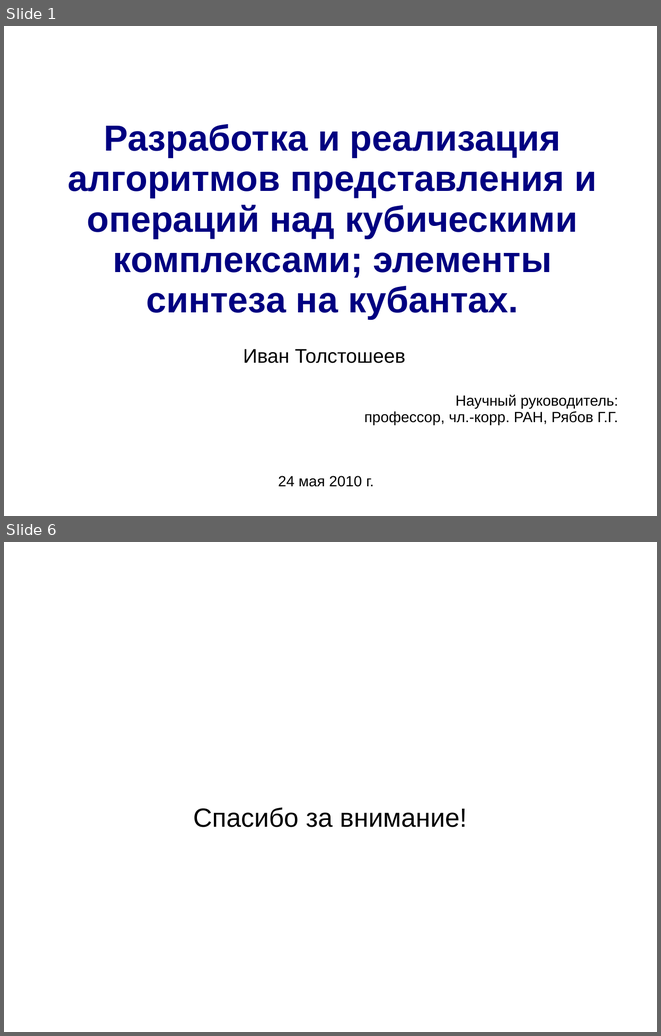
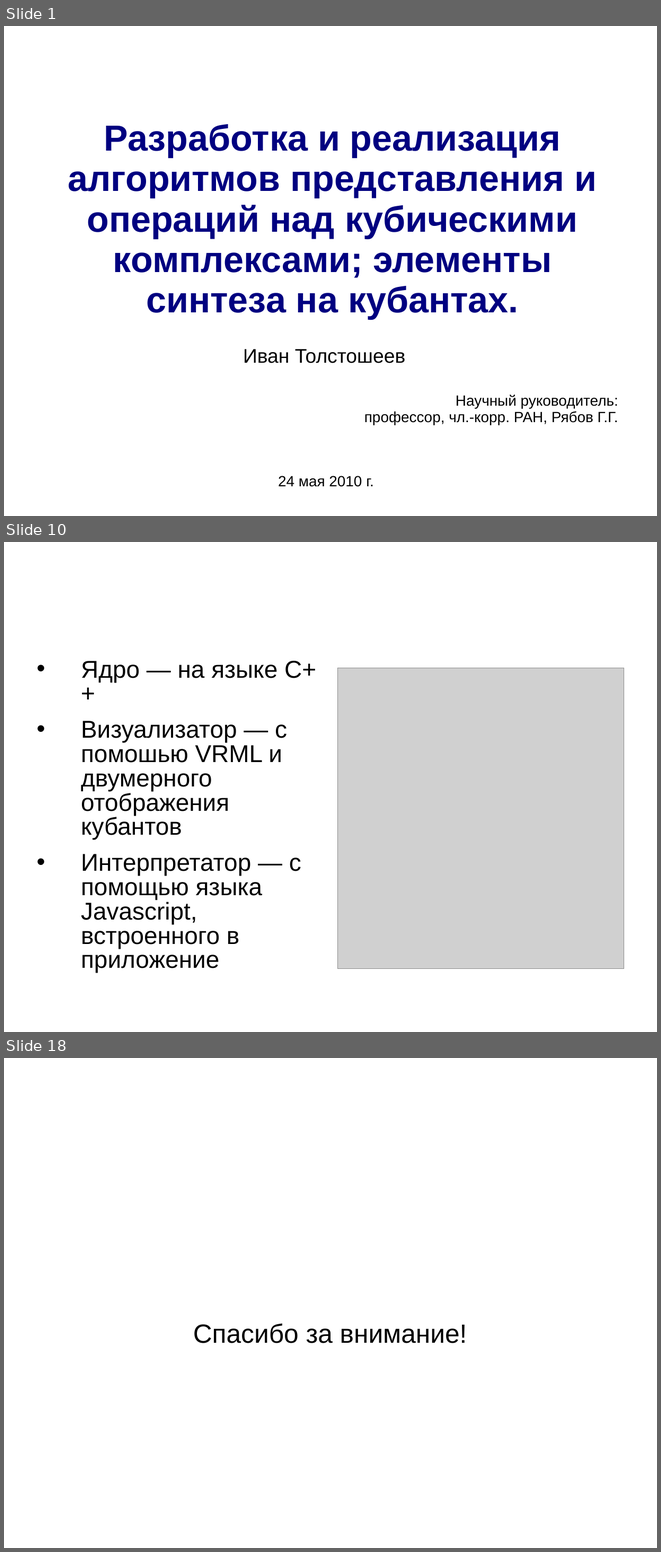
Before and after one commit to itroot/university-tasks, a slide deck: diploma/presentation.ppt. Shown one above the other, each under a label of ours: slides 1 and 6 before the commit, slides 1, 10 and 18 after it; the slides between them are not shown. The pictures are 661x1036 and 661x1552 pixels, drawn with LibreOffice and Linux fonts; fonts in the diff are those of the drawing; grey boxes stand for pictures; background and template pictures are left out. Boxes give left, top, right and bottom in pixels: in the first picture for what was removed or moved away, otherwise in the second. Text is boxed around its words. In the diff, an @@ line names an element or a change of style, - is before the commit and + after.

```diff
--- a/diploma/presentation.ppt
+++ b/diploma/presentation.ppt
@@ slide 10 added at (x1=4, y1=542, x2=657, y2=1032), background picture (left out) @@
@@ title added at (x1=34, y1=542, x2=621, y2=624), 44 pt, text #FFFFFF, bold @@
+Реализация
@@ text added at (x1=81, y1=661, x2=316, y2=972), 29.6 pt, text #000000 @@
+• Ядро — на языке C++
+• Визуализатор — с помошью VRML и двумерного отображения кубантов
+• Интерпретатор — с помощью языка Javascript, встроенного в приложение
@@ picture added at (x1=337, y1=668, x2=625, y2=968) @@
@@ what was slide 6 is now slide 18 @@
```
Also in this commit, not shown: 3 slides changed, 12 other slides added, 1 slide removed, 2 other files.
